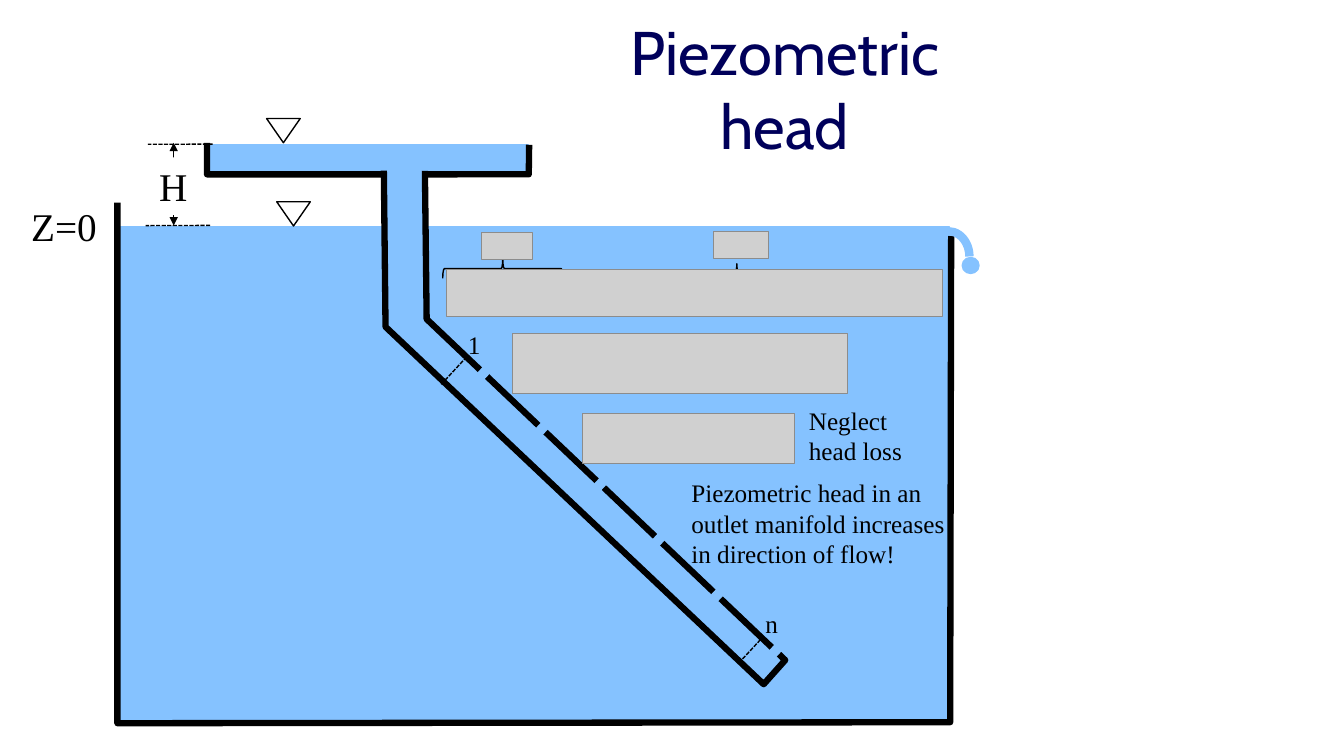
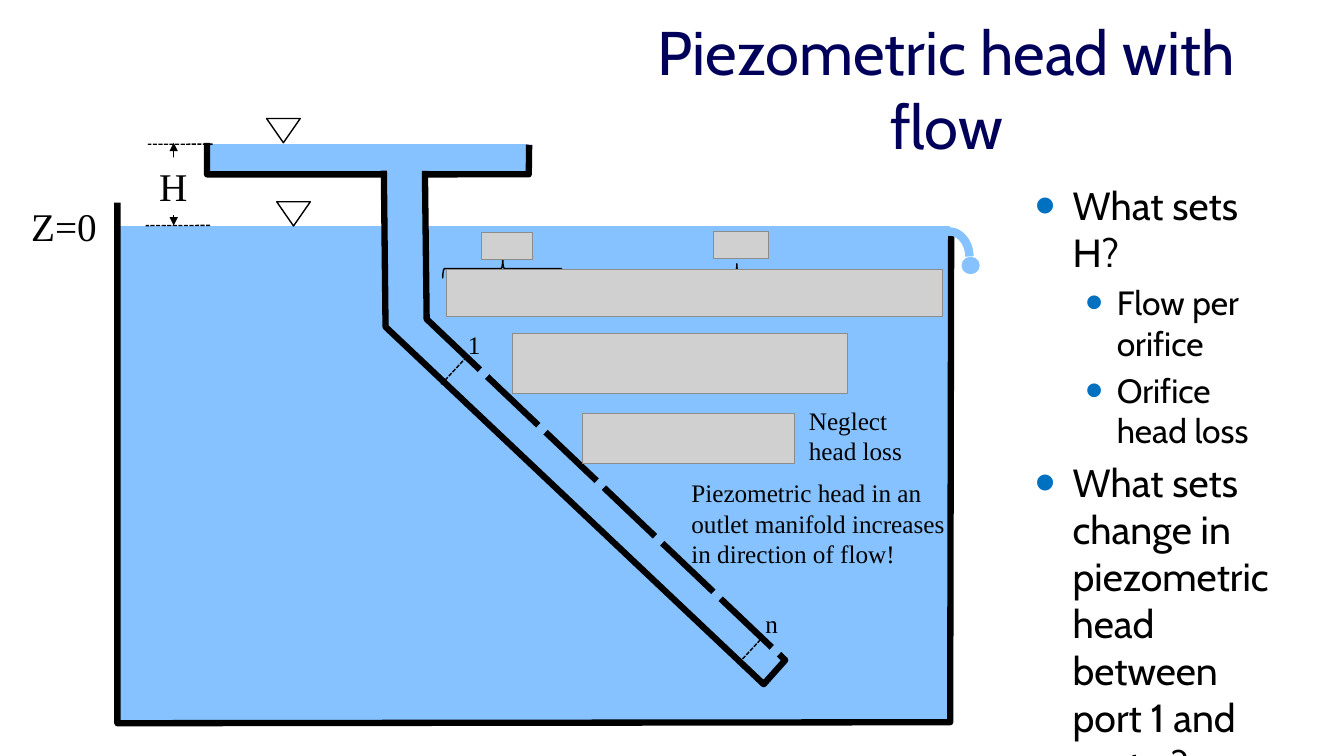
Before and after one commit to monroews/CEE4520Lectures, a slide deck: slide 14 of Manifolds.pptx (slide 13 before the commit). Drawn at 1344x756 pixels with LibreOffice and Linux fonts; fonts in the diff are those of the drawing; grey boxes stand for pictures. Boxes give left, top, right and bottom in pixels: in the first picture for what was removed or moved away, otherwise in the second. Text is boxed around its words. In the diff, an @@ line names an element or a change of style, - is before the commit and + after.

```diff
--- a/Manifolds.pptx
+++ b/Manifolds.pptx
@@ title at (x1=658, y1=28, x2=1235, y2=150): text changed @@
-Piezometric head
+Piezometric head with flow
@@ text added at (x1=1073, y1=190, x2=1269, y2=742), 28 pt, text #000000 @@
+• What sets H?
+  • Flow per orifice
+  • Orifice head loss
+• What sets change in piezometric head between port 1 and port n?
```
Also in this commit, not shown: 8 other slides changed, 3 slides added.
